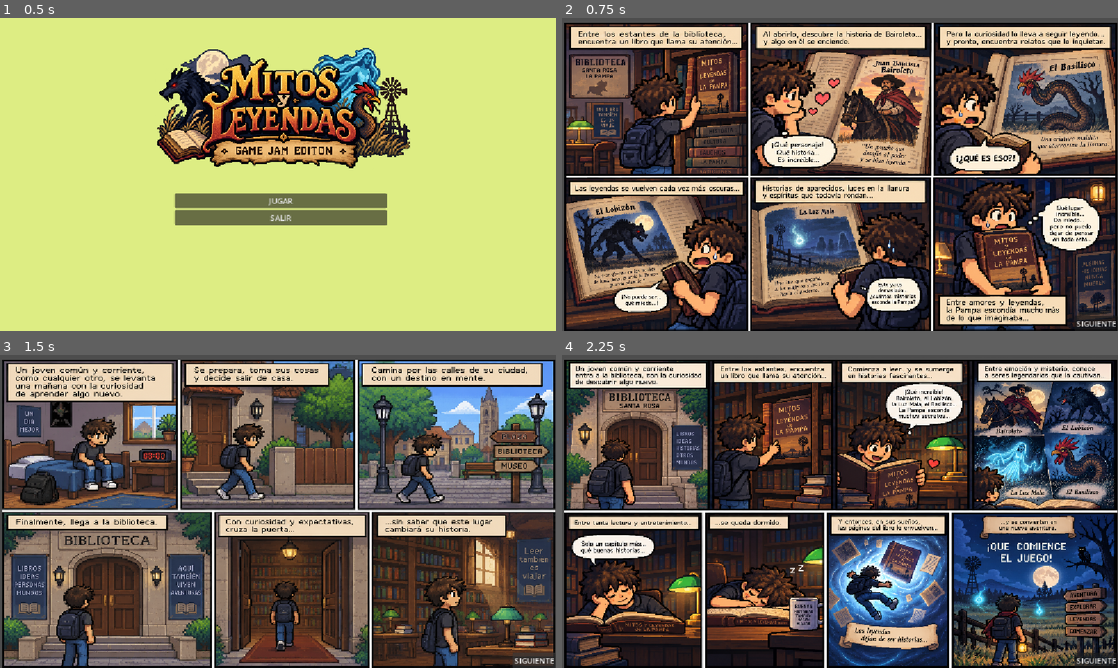
Above: before the commit, frames 1-4 (two rows, left to right).
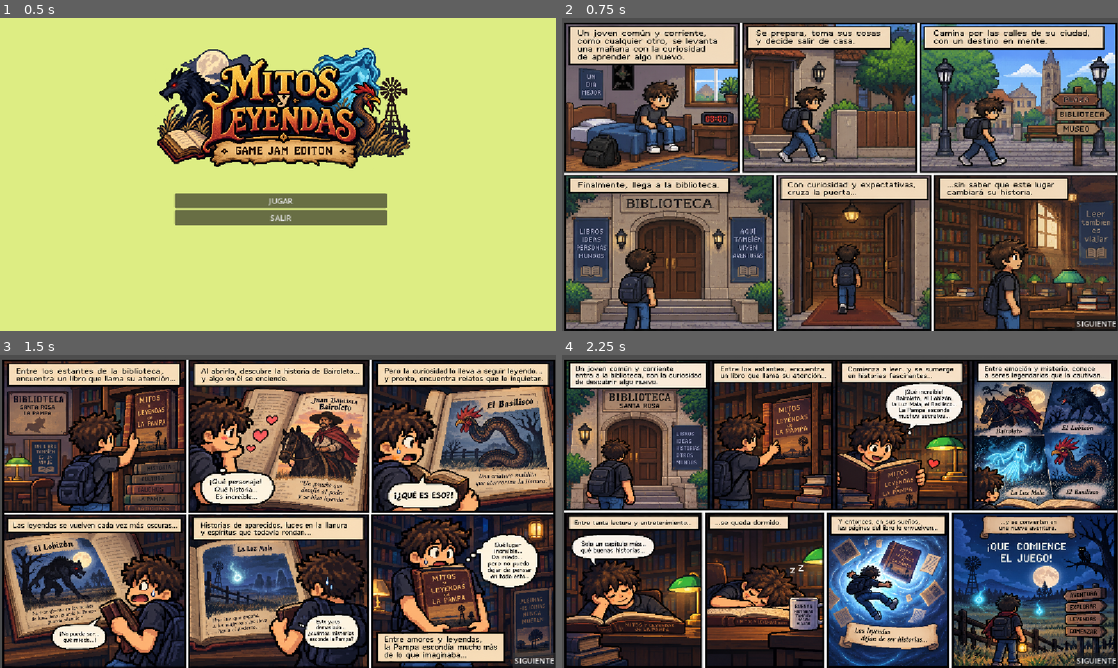
Above: after the commit, the same moments.

Repository: juanvaz25/GrupoSiete
Game: Godot game, scene res://scenes/menu.tscn
The game is run twice, just before and just after one commit, with the same random seed, the same clock (stepped at 60 frames per second) and the same inputs.
Inputs (mouse positions are in pixels of both pictures, inside the frame that each line leads up to):
- Up to frame 1 (0.5 s): no input
- Up to frame 2 (0.75 s): click "JUGAR" at 0.5 s
- Up to frame 3 (1.5 s): click "SIGUIENTE" at 1.25 s
- Up to frame 4 (2.25 s): tap Enter at 2 s; move the mouse to (962, 495) at 2.02 s; hold D (move_right) from 2.03 s (still down); hold Space (dash) from 2.03 s (still down)

Frame 1 is identical in both runs. In frame 2, 81% of the frame differs, in the area x 0-100%, y 1-100%; in frame 3, 81%; in frame 4, nothing differs.

Commit message:
Se ingresan assets
Se ingresan assets para un intento de mapeado

Diff:
--- a/scenes/hisotria_inicial.tscn
+++ b/scenes/hisotria_inicial.tscn
@@ -8,11 +8,11 @@
 [sub_resource type="SpriteFrames" id="SpriteFrames_kmedt"]
 animations = [{
 "frames": [{
+"duration": 20.0,
+"texture": ExtResource("2_6me08")
+}, {
 "duration": 2.0,
 "texture": ExtResource("1_bf4at")
-}, {
-"duration": 20.0,
-"texture": ExtResource("2_6me08")
 }, {
 "duration": 1.0,
 "texture": ExtResource("3_gkl7e")
Binary file added: assets/AssetsBiblioteca/Biblio1.jpeg
Binary file added: assets/AssetsBiblioteca/Biblio2.jpeg
Binary file added: assets/AssetsChill/COUPON.png
Binary file added: assets/AssetsChill/PNG/Objects.png
Binary file added: assets/AssetsChill/PNG/Water_coasts_animation.png
Binary file added: assets/AssetsChill/PNG/decorative_cracks_coasts_animation.png
Binary file added: assets/AssetsChill/PNG/decorative_cracks_floor.png
Binary file added: assets/AssetsChill/PNG/decorative_cracks_walls.png
Binary file added: assets/AssetsChill/PNG/doors_lever_chest_animation.png
Binary file added: assets/AssetsChill/PNG/fire_animation.png
Binary file added: assets/AssetsChill/PNG/fire_animation2.png
Binary file added: assets/AssetsChill/PNG/trap_animation.png
(and 462 more such lines)
